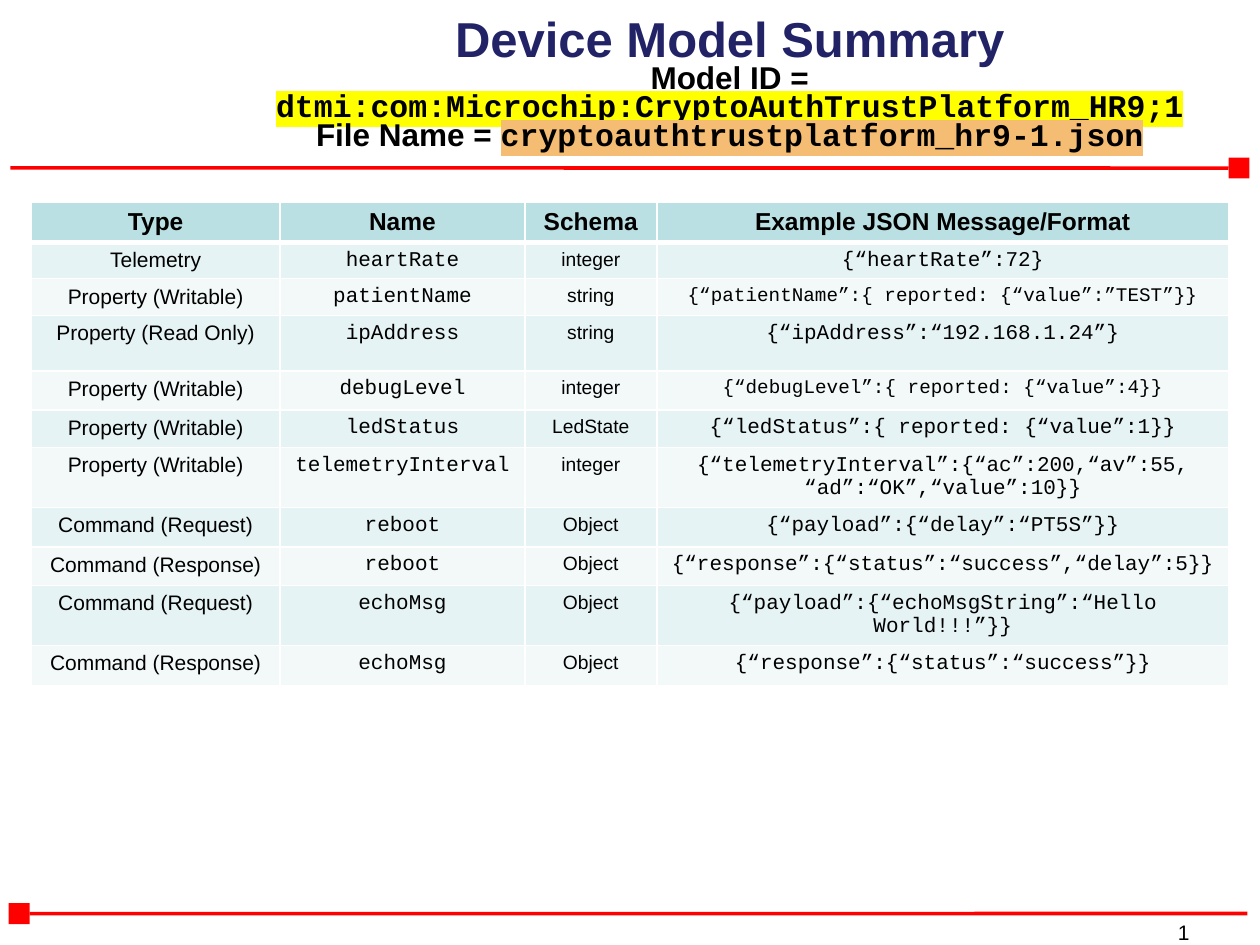
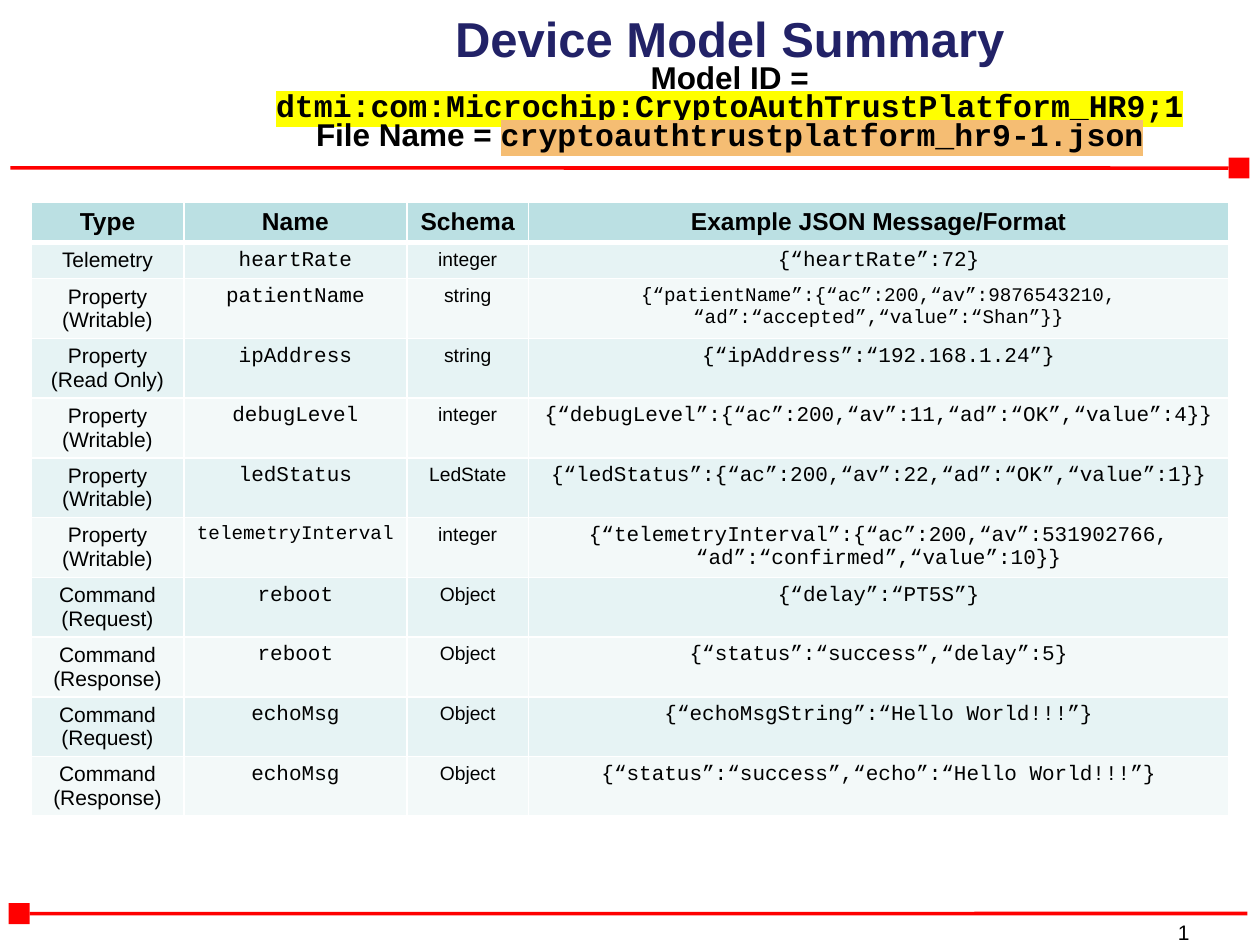
Before and after one commit to shanmugav/Azure_TPDS_PnP, a slide deck: slide 1 of device_model/cryptoauthtrustplatform_hr9-1.pptx. Drawn at 1260x945 pixels with LibreOffice and Linux fonts; fonts in the diff are those of the drawing; background and template pictures are left out. Boxes give left, top, right and bottom in pixels: in the first picture for what was removed or moved away, otherwise in the second. Text is boxed around its words. In the diff, an @@ line names an element or a change of style, - is before the commit and + after.

Commit message:
Update device model summary

```diff
--- a/device_model/cryptoauthtrustplatform_hr9-1.pptx
+++ b/device_model/cryptoauthtrustplatform_hr9-1.pptx
@@ table at (32, 202, 1230, 848) @@
-row 3, column 4: {“patientName”:{ reported: {“value”:”TEST”}}
+row 3, column 4: {“patientName”:{“ac”:200,“av”:9876543210, “ad”:“accepted”,“value”:“Shan”}}
-row 5, column 4: {“debugLevel”:{ reported: {“value”:4}}
+row 5, column 4: {“debugLevel”:{“ac”:200,“av”:11,“ad”:“OK”,“value”:4}}
-row 6, column 4: {“ledStatus”:{ reported: {“value”:1}}
+row 6, column 4: {“ledStatus”:{“ac”:200,“av”:22,“ad”:“OK”,“value”:1}}
-row 7, column 4: {“telemetryInterval”:{“ac”:200,“av”:55, “ad”:“OK”,“value”:10}}
+row 7, column 4: {“telemetryInterval”:{“ac”:200,“av”:531902766, “ad”:“confirmed”,“value”:10}}
-row 8, column 4: {“payload”:{“delay”:“PT5S”}}
+row 8, column 4: {“delay”:“PT5S”}
-row 9, column 4: {“response”:{“status”:“success”,“delay”:5}}
+row 9, column 4: {“status”:“success”,“delay”:5}
-row 10, column 4: {“payload”:{“echoMsgString”:“Hello World!!!”}}
+row 10, column 4: {“echoMsgString”:“Hello World!!!”}
-row 11, column 4: {“response”:{“status”:“success”}}
+row 11, column 4: {“status”:“success”,“echo”:“Hello World!!!”}
@@ size 12 to 11 pt in "telemetryInterval" @@
```
